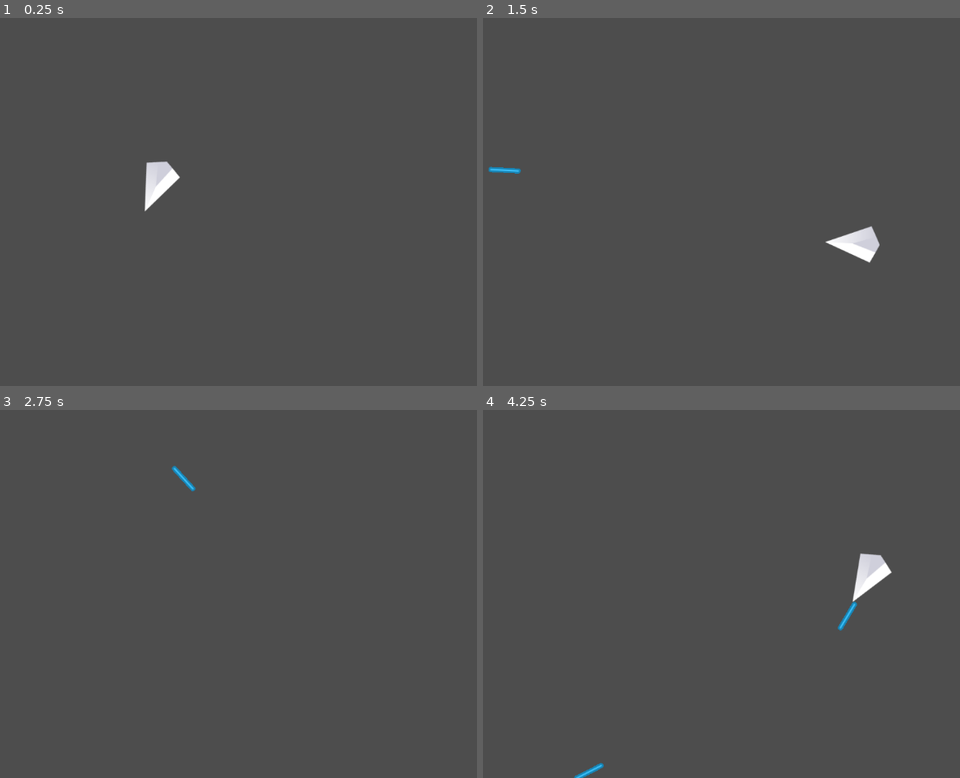
Above: before the commit, frames 1-4 (two rows, left to right).
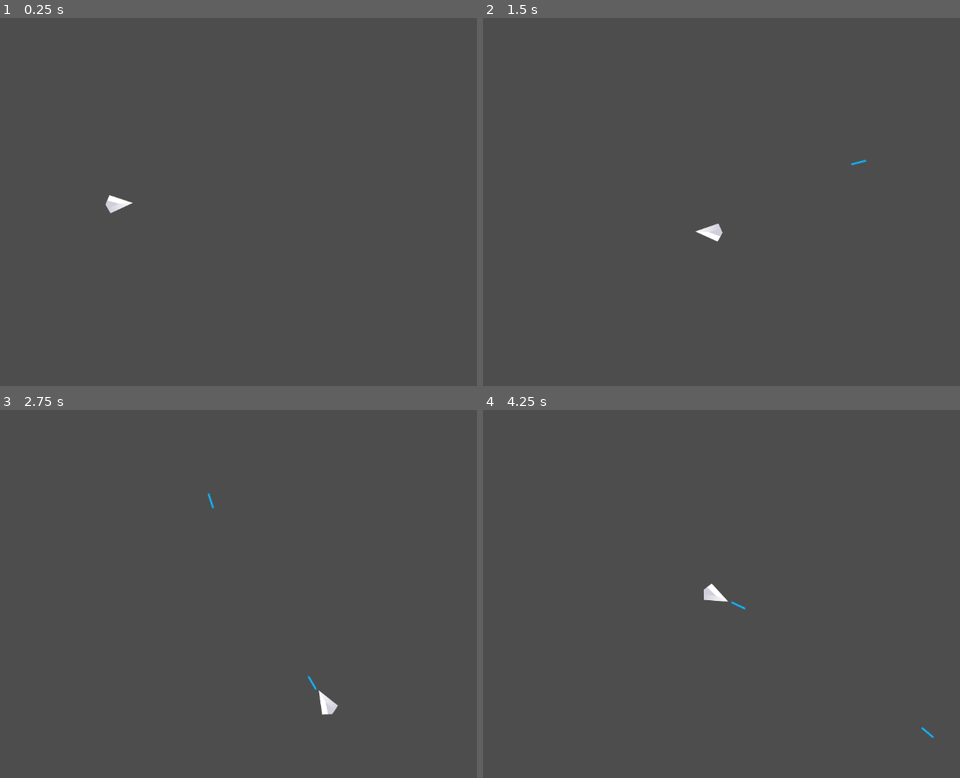
Above: after the commit, the same moments.

Repository: moenage/Overload
Game: Godot game, scene res://Scenes/Levels/level.tscn
Two runs of this game, one before a commit and one after it. Both use one fixed random seed, a clock stepped at 60 frames per second and the inputs below.
Inputs (mouse positions are in pixels of both pictures, inside the frame that each line leads up to):
- Up to frame 1 (0.25 s): no input
- Up to frame 2 (1.5 s): tap Enter at 0.5 s; move the mouse to (773, 183) at 0.52 s; press the mouse at (773, 183) at 0.53 s; hold D (right) 0.53-1.28 s; move the mouse to (502, 220) at 1.27 s; release the mouse at (502, 220) at 1.28 s; hold S (down) from 1.28 s (still down); click (502, 220) at 1.35 s
- Up to frame 3 (2.75 s): move the mouse to (214, 513) at 2.02 s; release S (down) at 2.03 s; press the mouse at (214, 513) at 2.03 s; hold D (right) from 2.03 s (still down)
- Up to frame 4 (4.25 s): move the mouse to (597, 667) at 2.77 s; release D (right) at 2.78 s; release the mouse at (597, 667) at 2.78 s; hold W (up) 2.78-3.53 s; click (597, 667) at 2.85 s; move the mouse to (826, 649) at 3.52 s; press the mouse at (826, 649) at 3.53 s; hold A (left) from 3.53 s (still down)

The runs differ from the first frame. In frame 1, 0.8% of the frame differs, in the area x 22-38%, y 38-54%; in frame 2, 0.9%; in frame 3, 0.3%; in frame 4, 1.0%, in the area x 19-95%, y 38-100%.

Commit message:
Added camera to middle node

Diff:
--- a/Scenes/Levels/level.tscn
+++ b/Scenes/Levels/level.tscn
@@ -5,11 +5,18 @@
 
 [node name="Level" type="Node2D"]
 script = ExtResource("1_tqjyy")
+metadata/_edit_lock_ = true
 
 [node name="Projectiles" type="Node2D" parent="."]
 metadata/_edit_lock_ = true
 
 [node name="Player" parent="." instance=ExtResource("1_rpy3c")]
-position = Vector2(588, 297)
+position = Vector2(471, 330)
+
+[node name="Middle" type="Node2D" parent="."]
+position = Vector2(576, 324)
+
+[node name="Camera2D" type="Camera2D" parent="Middle"]
+zoom = Vector2(0.5, 0.5)
 
 [connection signal="shotLaser" from="Player" to="." method="_on_player_shot_laser"]
--- a/Scenes/Players/player.tscn
+++ b/Scenes/Players/player.tscn
@@ -5,24 +5,26 @@
 
 [node name="Player" type="CharacterBody2D"]
 script = ExtResource("1_i1yqs")
+metadata/_edit_lock_ = true
 
 [node name="Sprite2D" type="Sprite2D" parent="."]
 rotation = 1.5708
 texture = ExtResource("1_r62oi")
+metadata/_edit_lock_ = true
 
 [node name="CollisionPolygon2D" type="CollisionPolygon2D" parent="."]
 position = Vector2(9.53674e-07, -2.563e-06)
 rotation = 1.5708
 scale = Vector2(3.2, 4.8)
 polygon = PackedVector2Array(9, 6.5, 0, -9, -9, 6.5, -2.98023e-07, 9.375)
+metadata/_edit_lock_ = true
 
 [node name="LaserPoint" type="Marker2D" parent="."]
 position = Vector2(45, 0)
+metadata/_edit_lock_ = true
 
 [node name="LaserTimer" type="Timer" parent="."]
 wait_time = 0.3
 one_shot = true
 
-[node name="Projectiles" type="Node2D" parent="."]
-
 [connection signal="timeout" from="LaserTimer" to="." method="_on_laser_timer_timeout"]
--- a/Scenes/Projectiles/laser.tscn
+++ b/Scenes/Projectiles/laser.tscn
@@ -10,9 +10,12 @@
 [node name="Laser" type="Area2D"]
 script = ExtResource("1_t2spy")
 speed = 2000
+metadata/_edit_lock_ = true
 
 [node name="Sprite2D" type="Sprite2D" parent="."]
 texture = ExtResource("1_ja2fp")
+metadata/_edit_lock_ = true
 
 [node name="CollisionShape2D" type="CollisionShape2D" parent="."]
 shape = SubResource("CapsuleShape2D_b3xfb")
+metadata/_edit_lock_ = true
